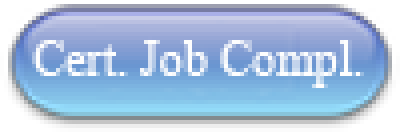
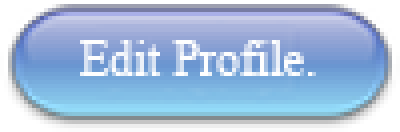
Two versions of the same layered image (w=400, h=132). Layer-by-layer changes:
painted on "GTA Assignment" over [left=32, top=40, right=364, bottom=88]
